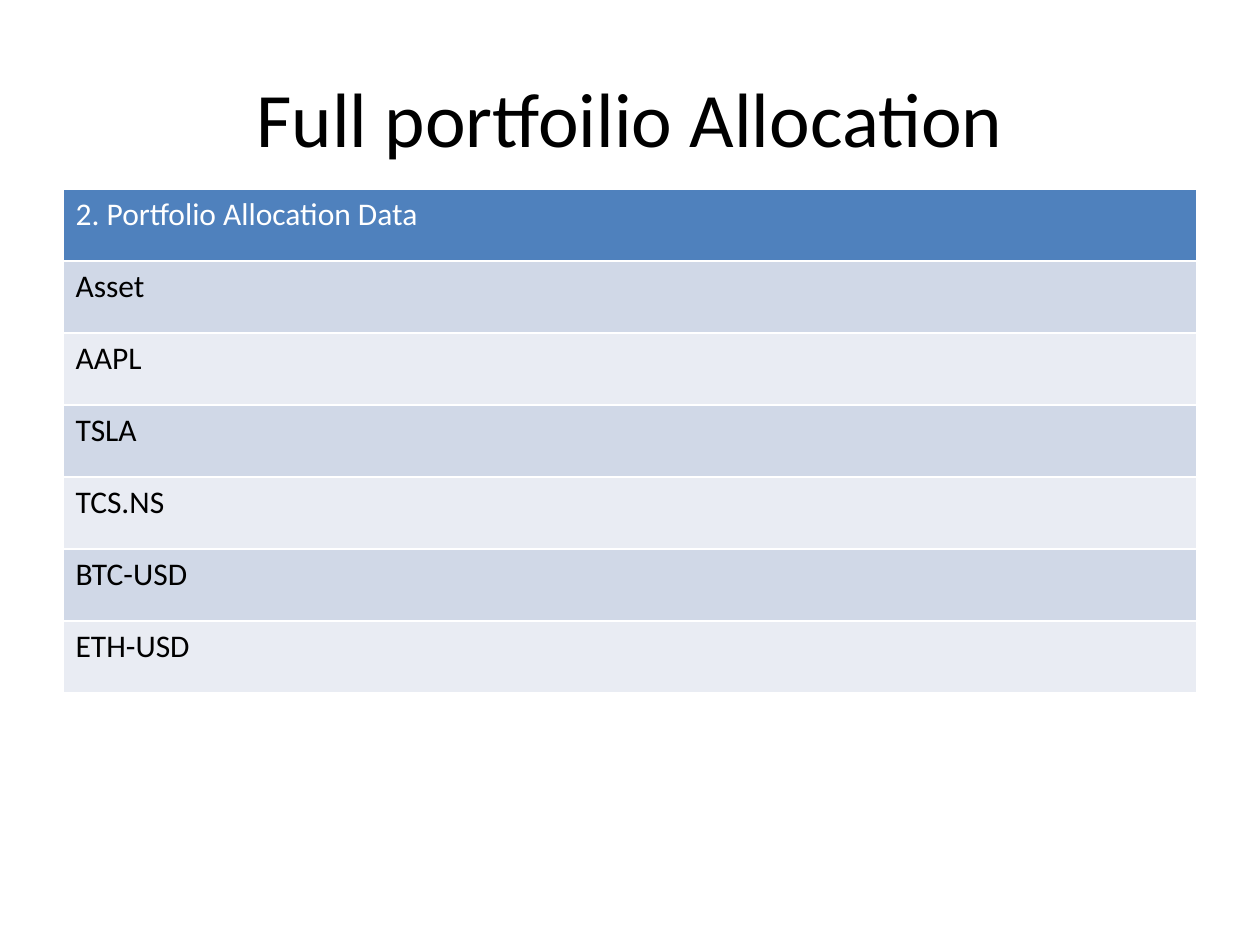
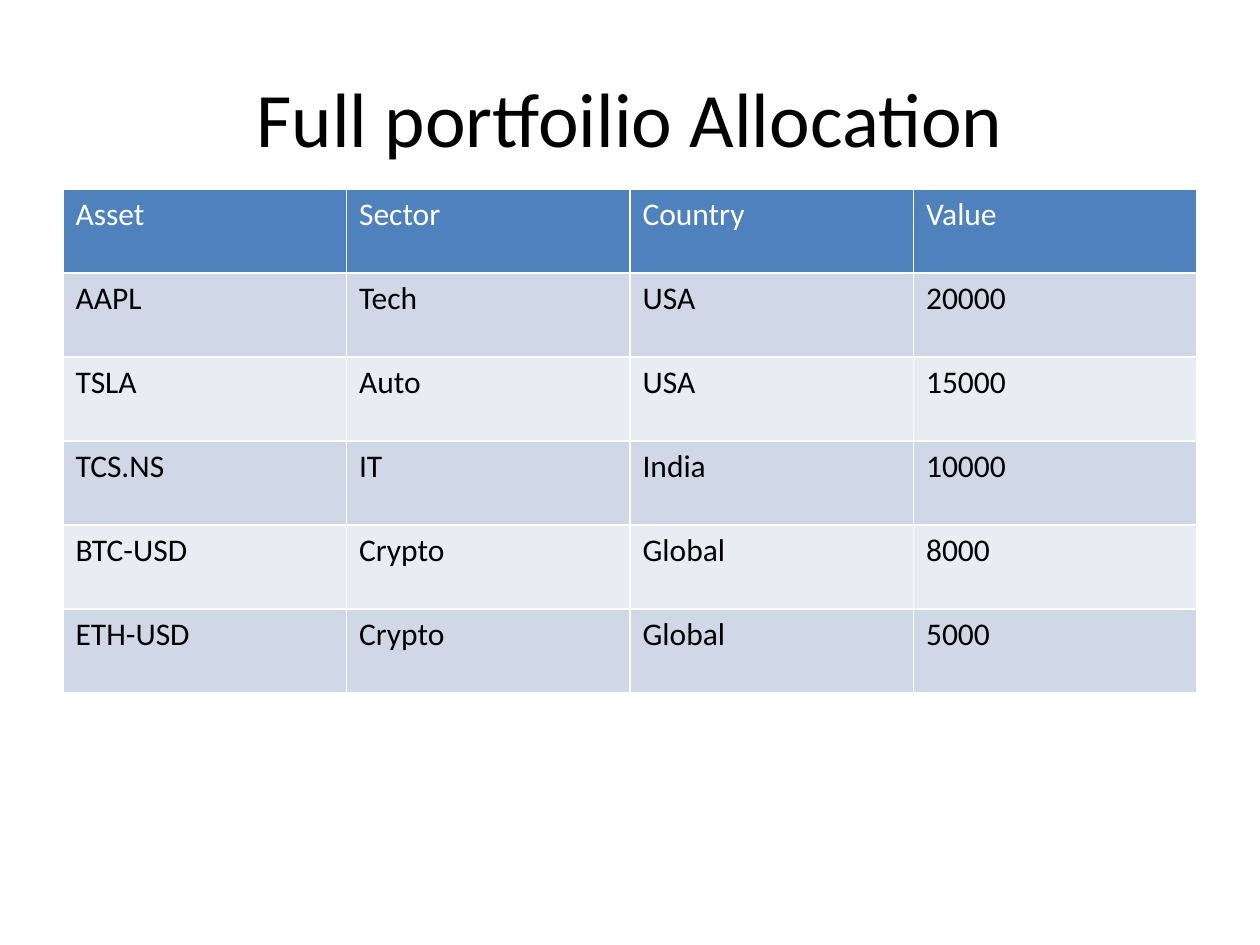
Before and after one commit to gaurav13407/FINEDECK-Excel-to-PPT-, a slide deck: slide 1 of examples/demo_PPT/output_demo.pptx (slide 2 before the commit). Drawn at 1260x945 pixels with LibreOffice and Linux fonts; fonts in the diff are those of the drawing. Boxes give left, top, right and bottom in pixels: in the first picture for what was removed or moved away, otherwise in the second. Text is boxed around its words. In the diff, an @@ line names an element or a change of style, - is before the commit and + after.

```diff
--- a/examples/demo_PPT/output_demo.pptx
+++ b/examples/demo_PPT/output_demo.pptx
@@ table at bbox=[63, 189, 1197, 693] @@
-2. Portfolio Allocation Data
-Asset
-AAPL
-TSLA
-TCS.NS
-BTC-USD
-ETH-USD
+Asset | Sector | Country | Value
+AAPL | Tech | USA | 20000
+TSLA | Auto | USA | 15000
+TCS.NS | IT | India | 10000
+BTC-USD | Crypto | Global | 8000
+ETH-USD | Crypto | Global | 5000
```
Also in this commit, not shown: 1 other slide changed, 1 slide removed, 3 other files.
